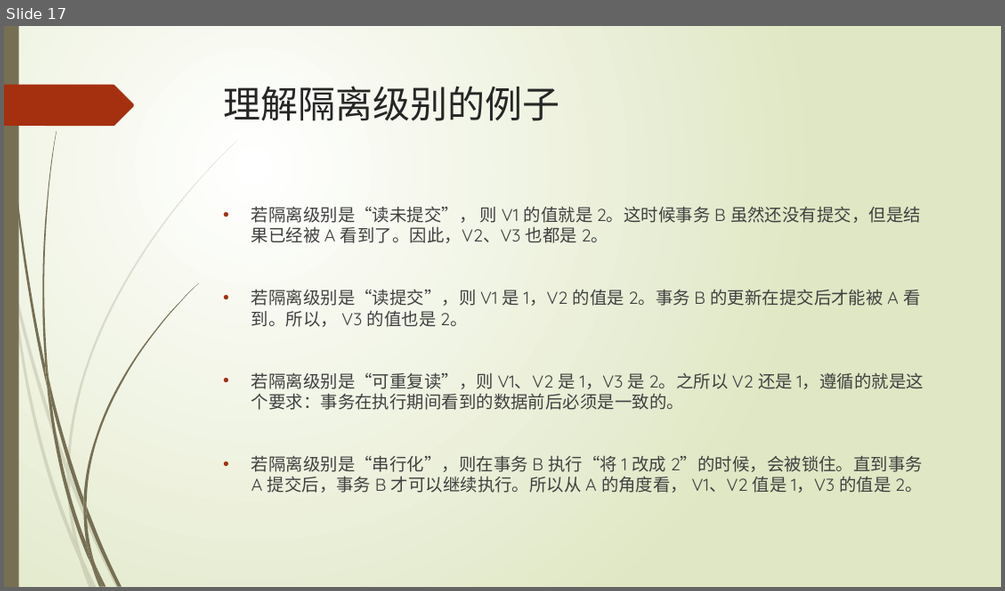
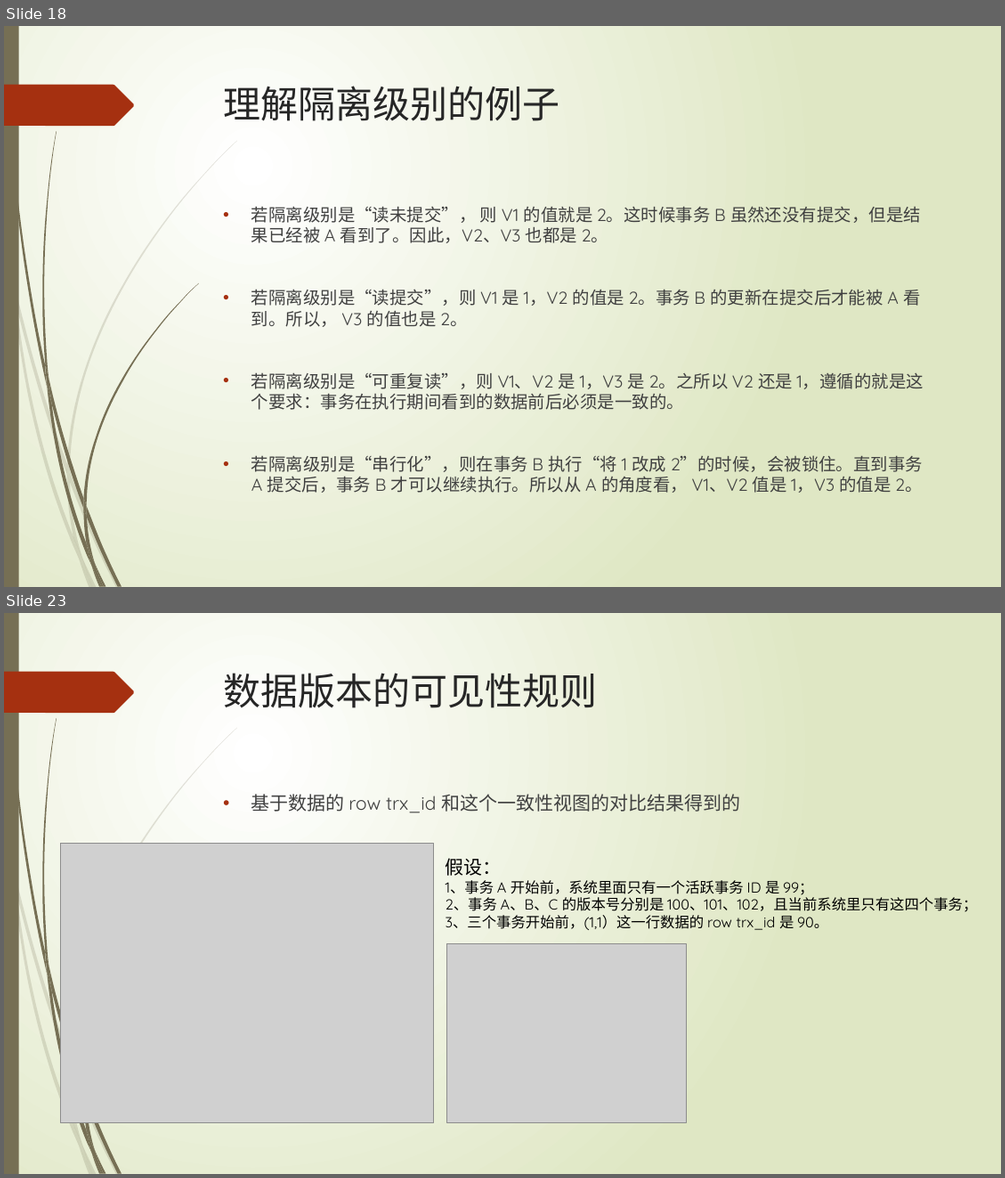
Before and after one commit to TopSpoofer/learning, a slide deck: mysql/mysql的事务实现.pptx. Shown one above the other, each under a label of ours: slide 17 before the commit, slides 18 and 23 after it; the slides between them are not shown. The pictures are 1005x591 and 1005x1178 pixels, drawn with LibreOffice and Linux fonts; fonts in the diff are those of the drawing; grey boxes stand for pictures. Boxes give left, top, right and bottom in pixels: in the first picture for what was removed or moved away, otherwise in the second. Text is boxed around its words. In the diff, an @@ line names an element or a change of style, - is before the commit and + after.

Commit message:
完善mysql事务ppt

```diff
--- a/mysql/mysql的事务实现.pptx
+++ b/mysql/mysql的事务实现.pptx
@@ slide 23 added at box(4, 613, 1001, 1174), background gradient #FFFFFF to #DFE8C4; not listed: 21 template elements that a slide beside it also shows @@
@@ title added at box(224, 673, 598, 708), 36 pt, text #262626 @@
+数据版本的可见性规则
@@ text added at box(251, 794, 740, 813), 18 pt, text #404040 @@
+• 基于数据的 row trx_id 和这个一致性视图的对比结果得到的
@@ picture added at box(60, 844, 433, 1123) @@
@@ text added at box(445, 858, 977, 930), 14 pt, text #000000 @@
+假设：
+1、事务 A 开始前，系统里面只有一个活跃事务 ID 是 99；
+2、事务 A、B、C 的版本号分别是 100、101、102，且当前系统里只有这四个事务；
+3、三个事务开始前，(1,1）这一行数据的 row trx_id 是 90。
@@ picture added at box(447, 943, 686, 1122) @@
@@ what was slide 17 is now slide 18 @@
```
Also in this commit, not shown: 21 other slides added, 1 slide removed, 1 other file.
